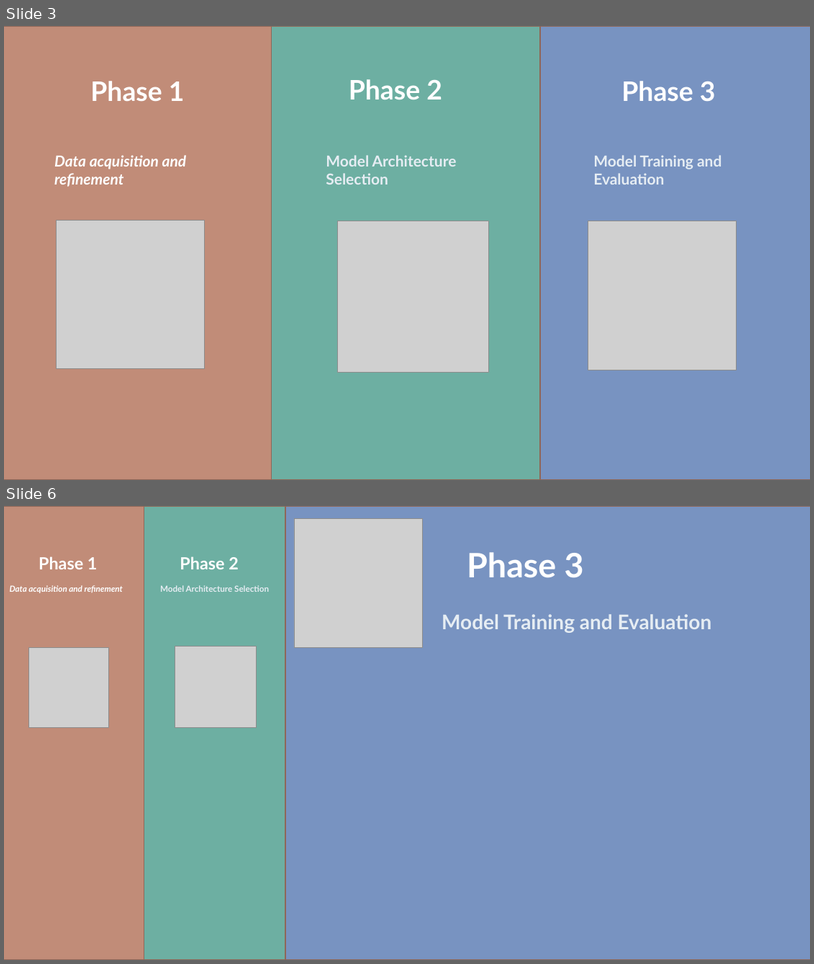
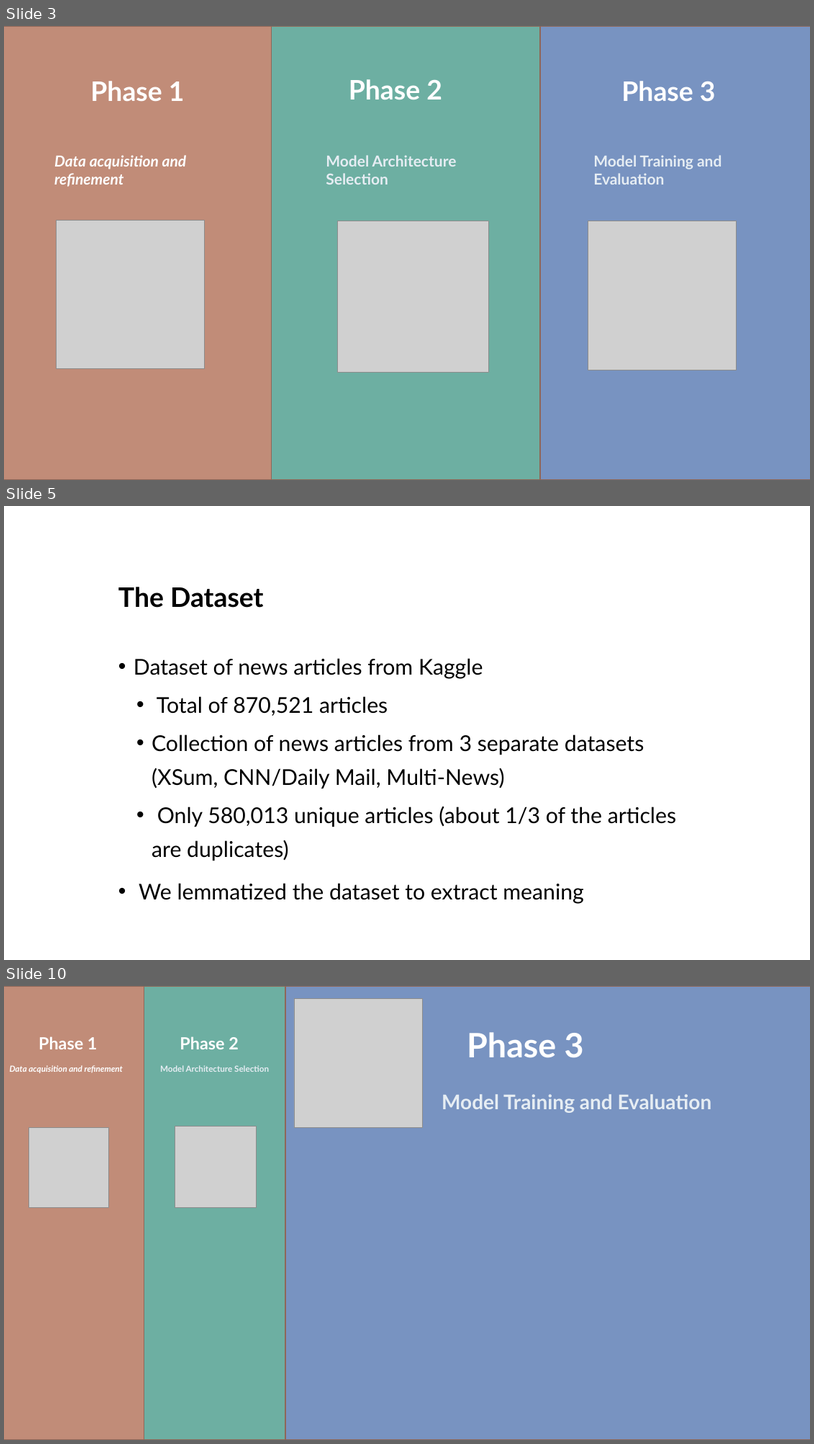
Before and after one commit to heyodai/cs5530-project, a slide deck: Presentation.pptx. Shown one above the other, each under a label of ours: slides 3 and 6 before the commit, slides 3, 5 and 10 after it; the slides between them are not shown. The pictures are 814x964 and 814x1444 pixels, drawn with LibreOffice and Linux fonts; fonts in the diff are those of the drawing; grey boxes stand for pictures. Boxes give left, top, right and bottom in pixels: in the first picture for what was removed or moved away, otherwise in the second. Text is boxed around its words. In the diff, an @@ line names an element or a change of style, - is before the commit and + after.

```diff
--- a/Presentation.pptx
+++ b/Presentation.pptx
@@ slide 5 added at box(4, 506, 810, 960), background #FFFFFF @@
@@ title added at box(118, 587, 264, 608), 32 pt, text #000000, bold @@
+The Dataset
@@ text added at box(134, 658, 676, 903), 25.9 pt, text #000000 @@
+• Dataset of news articles from Kaggle
+  • Total of 870,521 articles
+  • Collection of news articles from 3 separate datasets (XSum, CNN/Daily Mail, Multi-News)
+  • Only 580,013 unique articles (about 1/3 of the articles are duplicates)
+• We lemmatized the dataset to extract meaning
@@ what was slide 6 is now slide 10 @@
```
Also in this commit, not shown: 2 slides changed, 7 other slides added, 1 slide removed.
